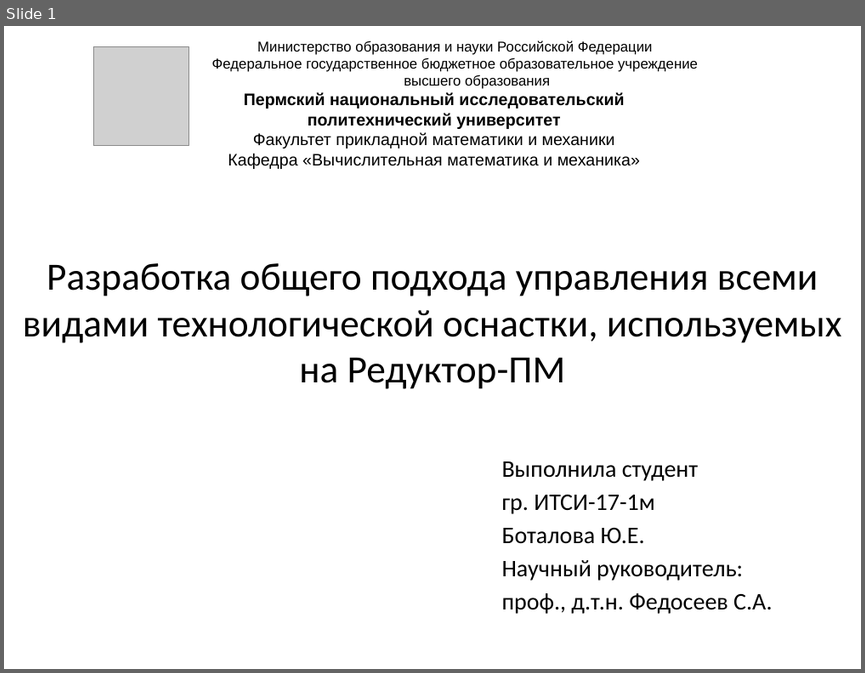
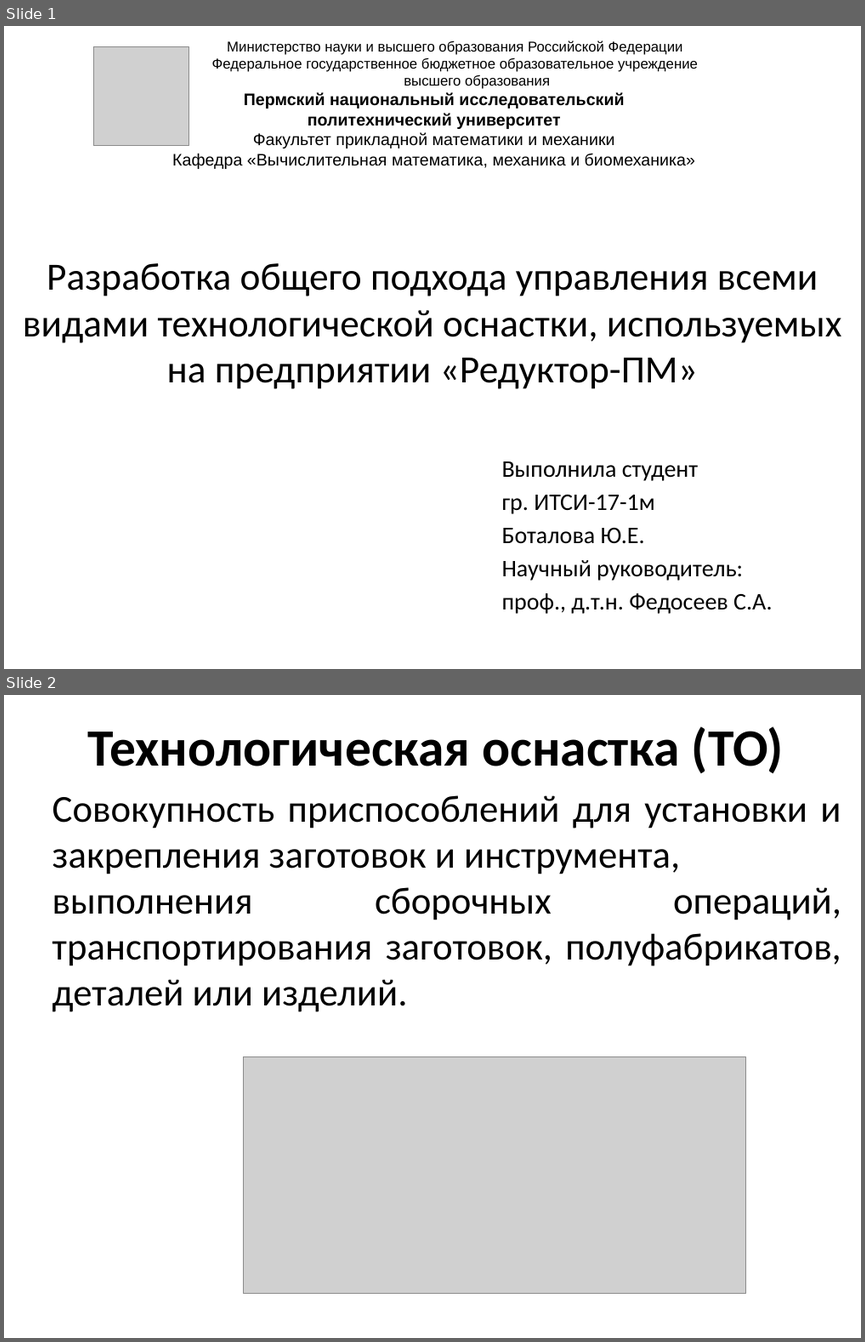
Before and after one commit to JulkaBotalova/NIR, a slide deck: НИР/Выступление 14.05.pptx. Shown one above the other, each under a label of ours: slide 1 before the commit, slides 1 and 2 after it. The pictures are 865x673 and 865x1342 pixels, drawn with LibreOffice and Linux fonts; fonts in the diff are those of the drawing; grey boxes stand for pictures. Boxes give left, top, right and bottom in pixels: in the first picture for what was removed or moved away, otherwise in the second. Text is boxed around its words. In the diff, an @@ line names an element or a change of style, - is before the commit and + after.

```diff
--- a/НИР/Выступление 14.05.pptx
+++ b/НИР/Выступление 14.05.pptx
@@ slide 2 added at (4,695,861,1338), background #FFFFFF @@
@@ text added at (88,726,783,773), 44 pt, text #000000, bold @@
+Технологическая оснастка (ТО)
@@ text added at (52,795,841,1012), 32 pt, text #000000 @@
+Совокупность приспособлений для установки и закрепления заготовок и инструмента, выполнения сборочных операций, транспортирования заготовок, полуфабрикатов, деталей или изделий.
@@ picture added at (244,1056,747,1293) @@
@@ slide 1 changed as well @@
@@ text at (227,40,683,55): text changed @@
-Министерство образования и науки Российской Федерации
+Министерство науки и высшего образования Российской Федерации
@@ text at (172,153,695,169): text changed @@
-Кафедра «Вычислительная математика и механика»
+Кафедра «Вычислительная математика, механика и биомеханика»
@@ title at (23,263,842,389): text changed @@
-Разработка общего подхода управления всеми видами технологической оснастки, используемых на Редуктор-ПМ
+Разработка общего подхода управления всеми видами технологической оснастки, используемых на предприятии «Редуктор-ПМ»
```
Also in this commit, not shown: 3 other slides changed, 9 other slides added, 2 slides removed, 7 other files.
